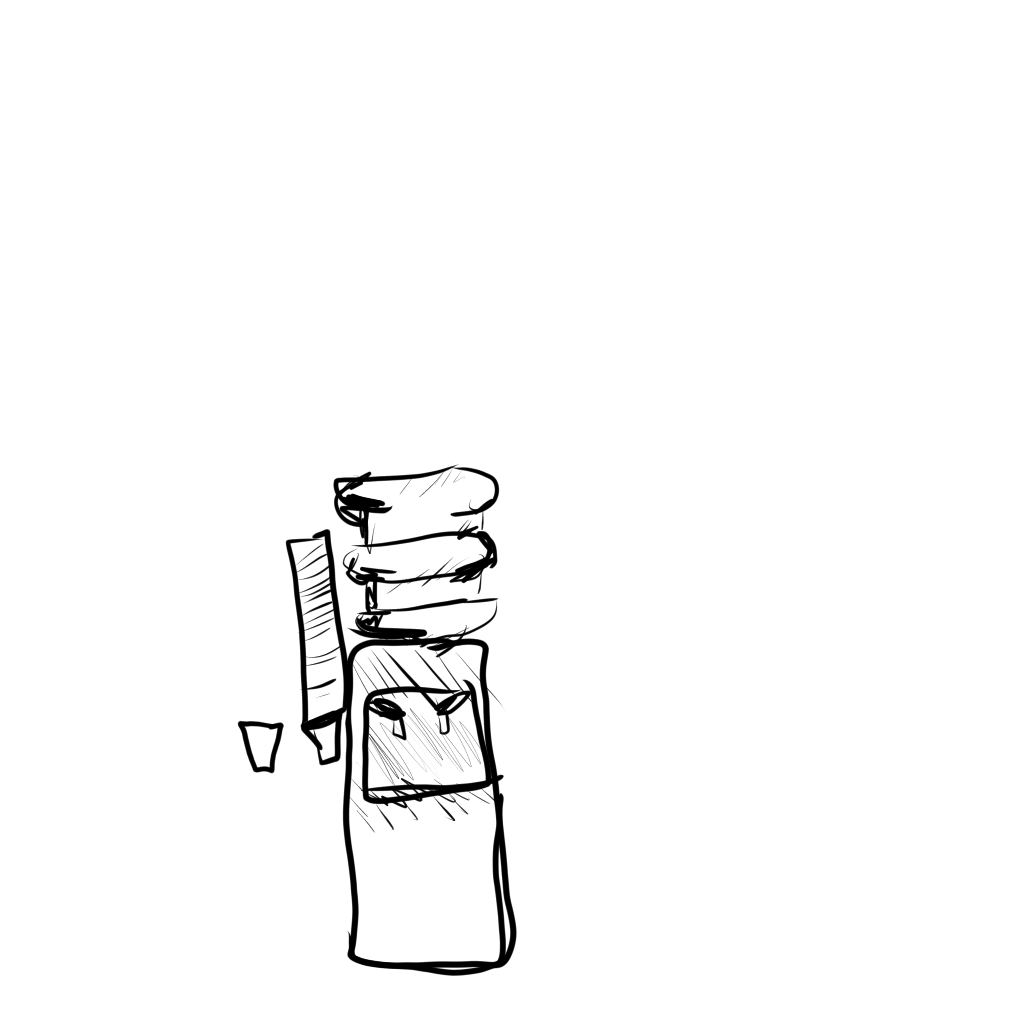
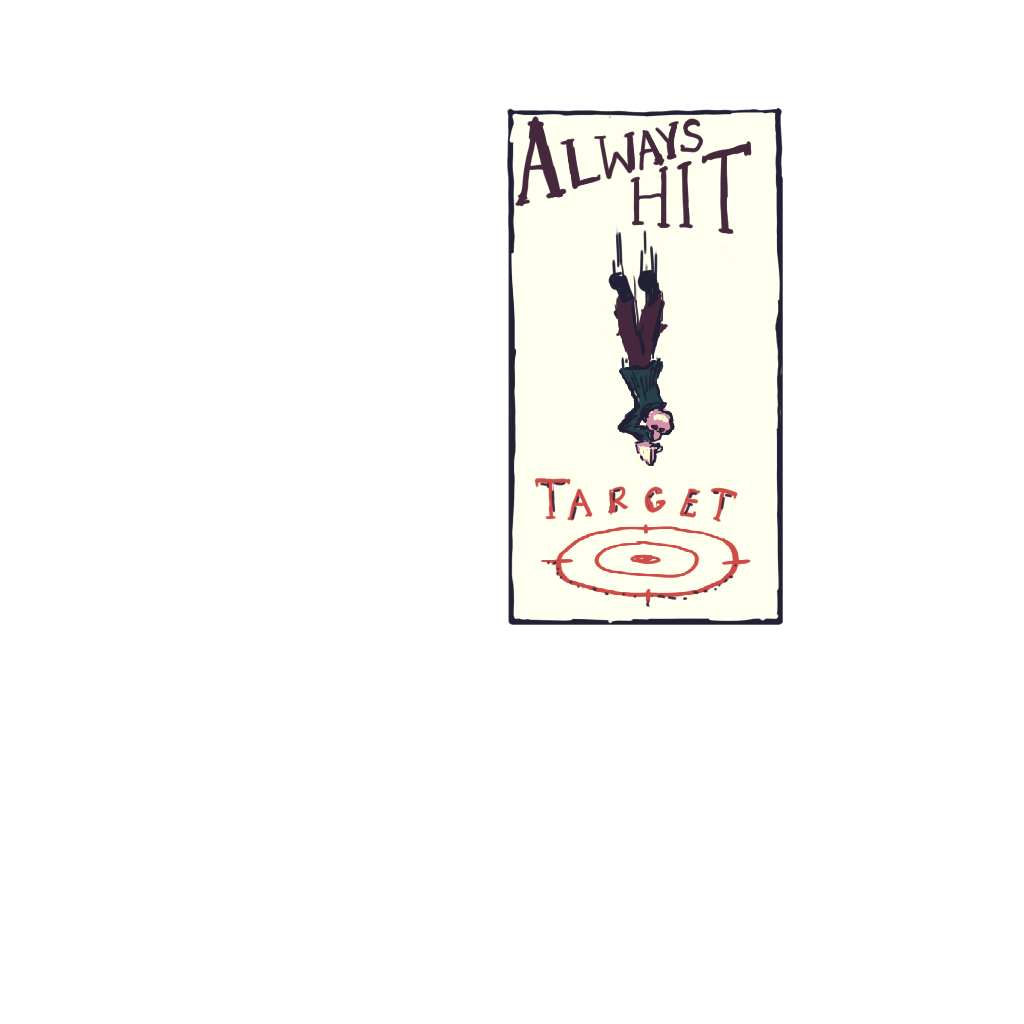
Layer changes from the first 1024x1024 image to the second:
"Group 2": blend normal → pass through over [398, 256, 783, 976]
added layer "poster" above "cup" over [448, 107, 783, 704]
hid "cup" over [237, 704, 320, 774]
hid "water cooler", opacity 100% → 49%, painted on it over [256, 448, 576, 976]
